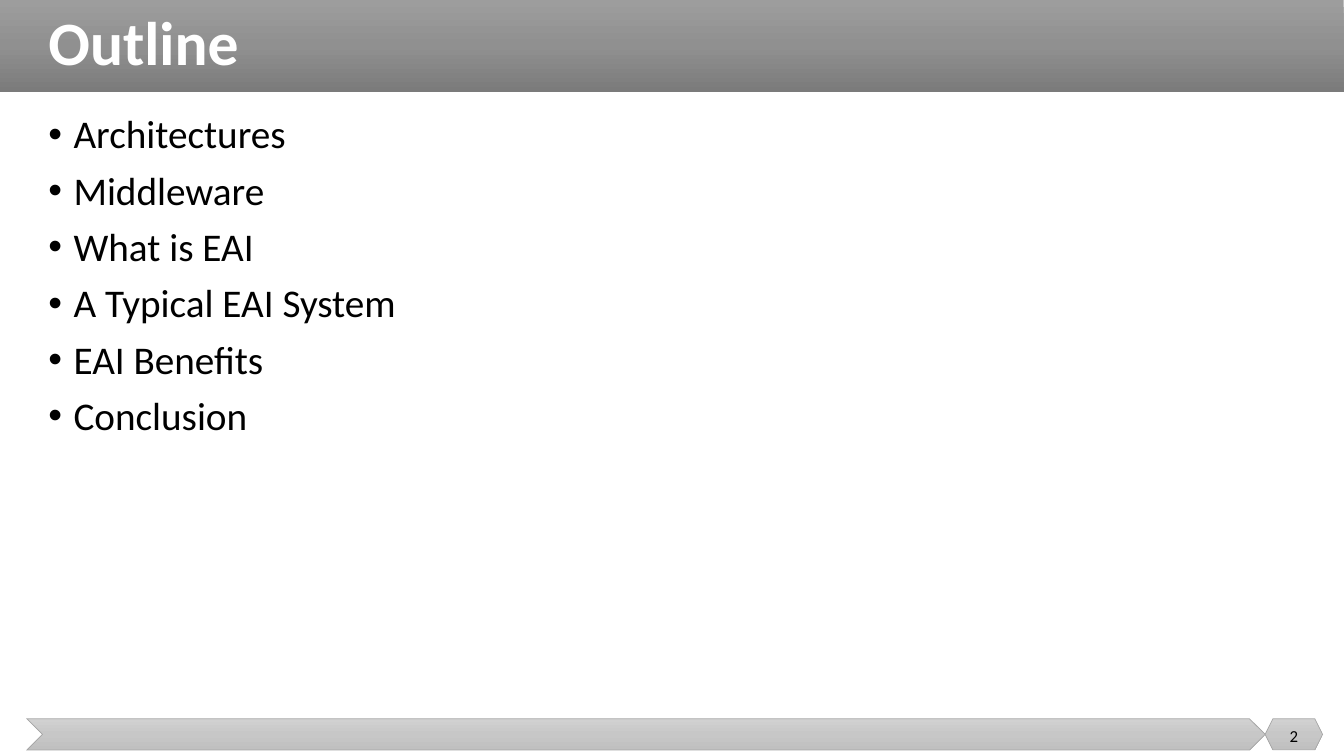
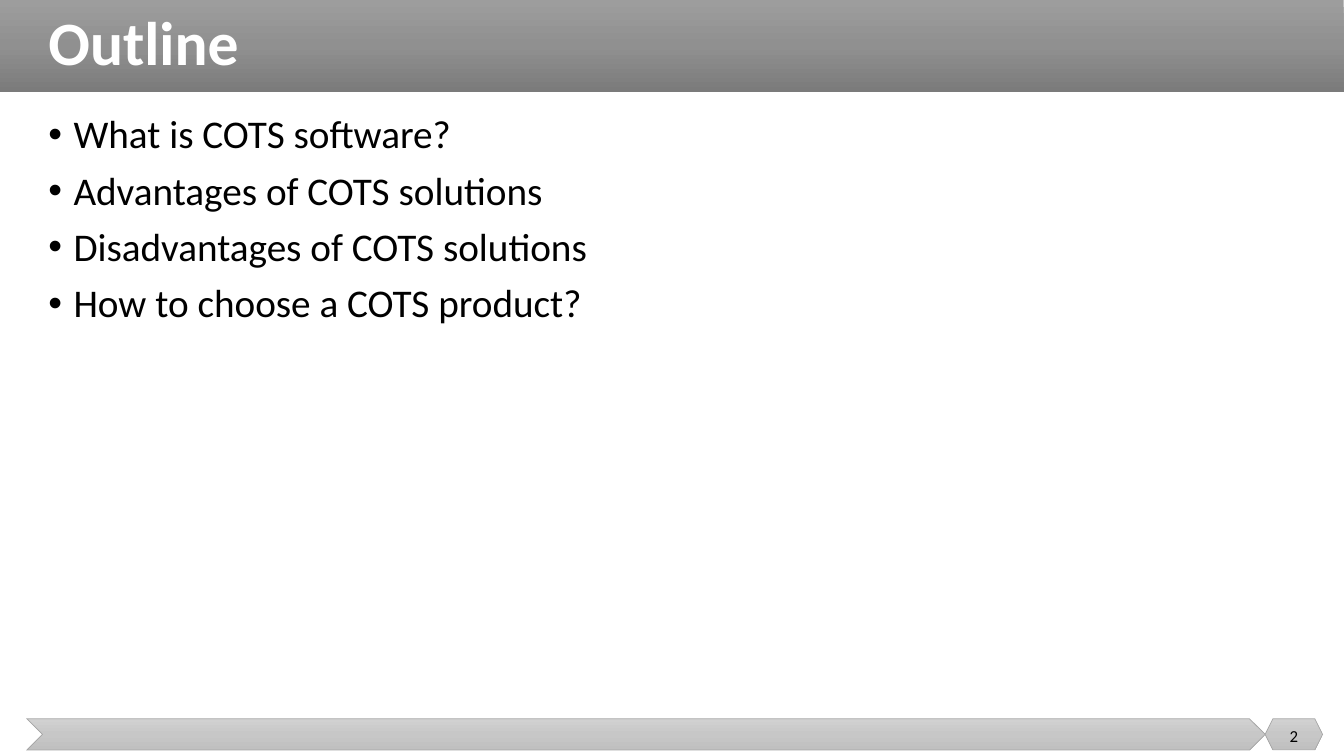
Before and after one commit to malenezi/malenezi, a slide deck: slide 2 of SE495/Lectures/9-Selection/Off the Shelf Software.pptx. Drawn at 1344x756 pixels with LibreOffice and Linux fonts; fonts in the diff are those of the drawing. Boxes give left, top, right and bottom in pixels: in the first picture for what was removed or moved away, otherwise in the second. Text is boxed around its words. In the diff, an @@ line names an element or a change of style, - is before the commit and + after.

```diff
--- a/SE495/Lectures/9-Selection/Off the Shelf Software.pptx
+++ b/SE495/Lectures/9-Selection/Off the Shelf Software.pptx
@@ text at bbox=[74, 120, 587, 324]: text changed @@
-• Architectures
-• Middleware
-• What is EAI
-• A Typical EAI System
-• EAI Benefits
-• Conclusion
+• What is COTS software?
+• Advantages of COTS solutions
+• Disadvantages of COTS solutions
+• How to choose a COTS product?
```
Also in this commit, not shown: 6 other files.
